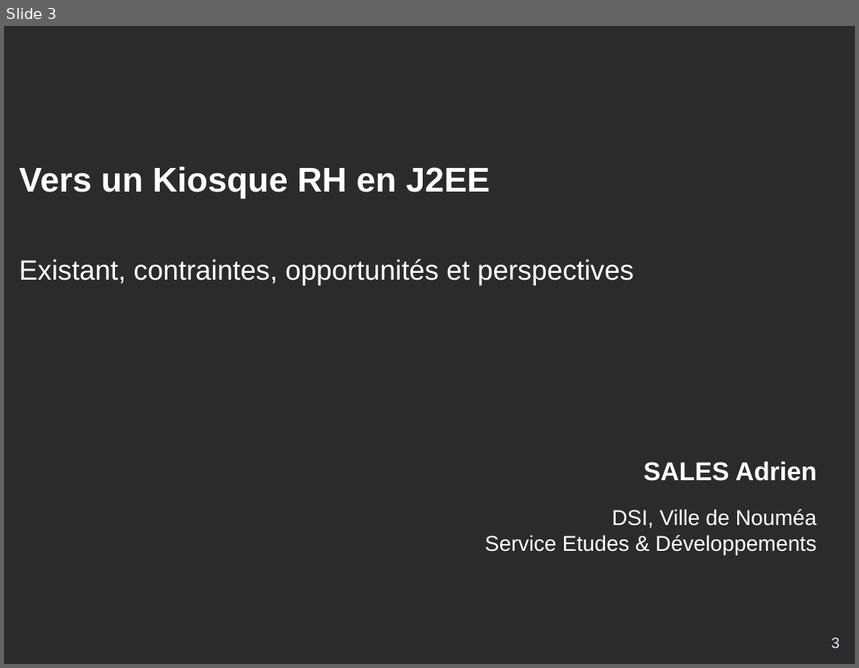
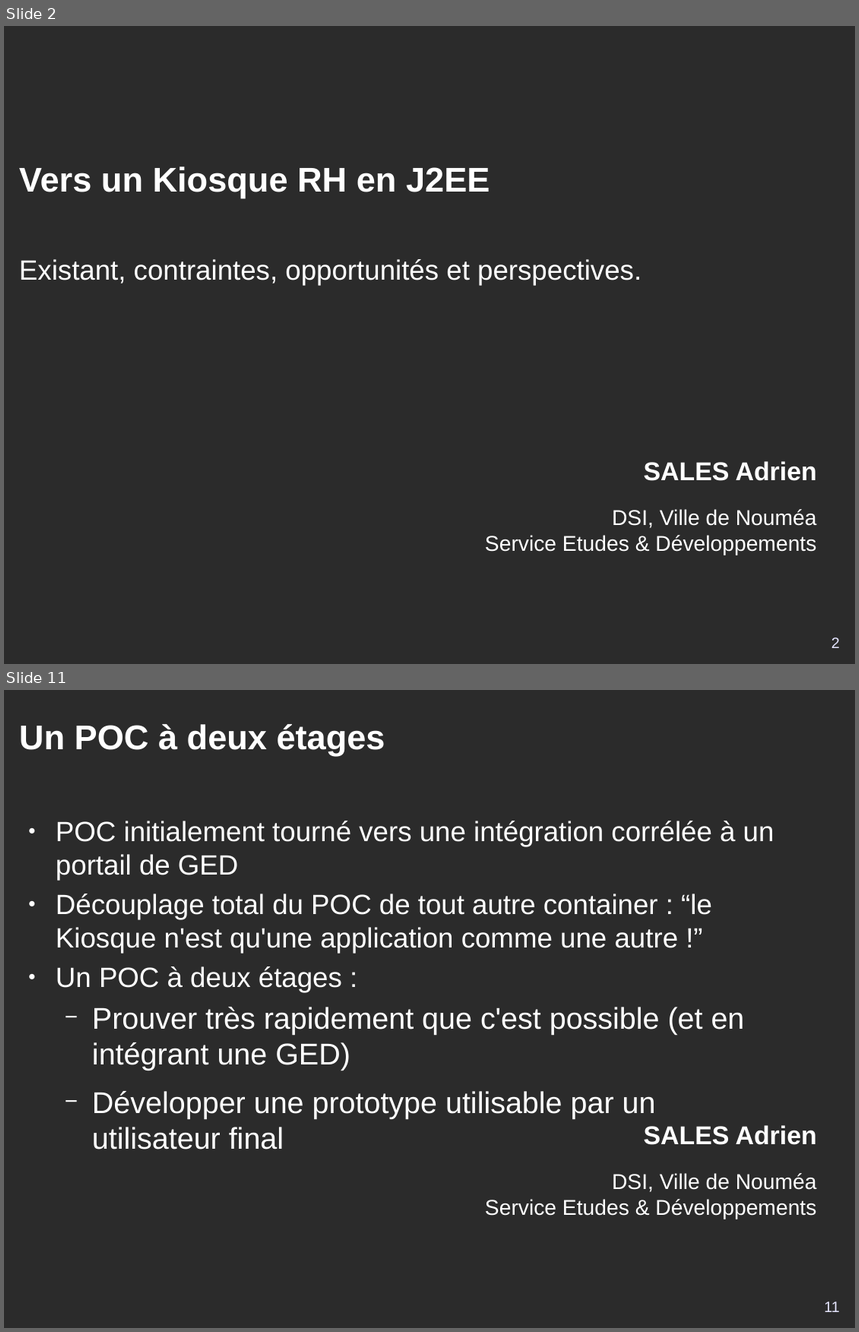
Before and after one commit to DSI-Ville-Noumea/sirh-kiosque-j2ee-old, a slide deck: src/site/resources/Kiosque_RH_J2EE_11021.odp. Shown one above the other, each under a label of ours: slide 3 before the commit, slides 2 and 11 after it; the slides between them are not shown. The pictures are 859x668 and 859x1332 pixels, drawn with LibreOffice and Linux fonts; fonts in the diff are those of the drawing; background and template pictures are left out; a plain dark background stands for a picture behind light text. Boxes give left, top, right and bottom in pixels: in the first picture for what was removed or moved away, otherwise in the second. Text is boxed around its words. In the diff, an @@ line names an element or a change of style, - is before the commit and + after.

```diff
--- a/src/site/resources/Kiosque_RH_J2EE_11021.odp
+++ b/src/site/resources/Kiosque_RH_J2EE_11021.odp
@@ slide 11 added at bbox=[4, 690, 855, 1328], background picture (left out); not listed: 1 template element that a slide beside it also shows @@
@@ title added at bbox=[19, 724, 386, 755], 32 pt, text #FFFFFF, bold @@
+Un POC à deux étages
@@ text added at bbox=[56, 821, 775, 1150], 26 pt, text #FFFFFF @@
+● POC initialement tourné vers une intégration corrélée à un portail de GED
+● Découplage total du POC de tout autre container : “le Kiosque n'est qu'une application comme une autre !”
+● Un POC à deux étages :
+  − Prouver très rapidement que c'est possible (et en intégrant une GED)
+  − Développer une prototype utilisable par un utilisateur final
@@ page number added at bbox=[824, 1302, 840, 1312], 14 pt, text #E6E6FF @@
+11
@@ what was slide 3 is now slide 2 @@
@@ slide 2 changed as well @@
@@ subtitle at bbox=[19, 259, 642, 285]: text changed @@
-Existant, contraintes, opportunités et perspectives
+Existant, contraintes, opportunités et perspectives.
@@ page number at bbox=[832, 638, 840, 648]: text changed @@
-3
+2
```
Also in this commit, not shown: 13 other slides added, 3 slides removed.
